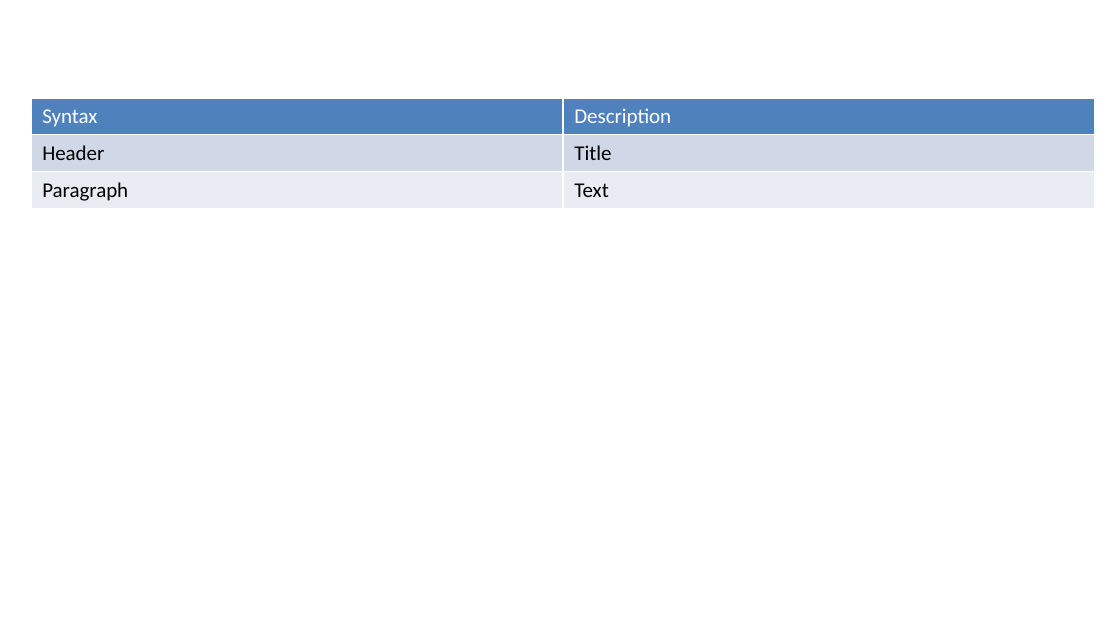
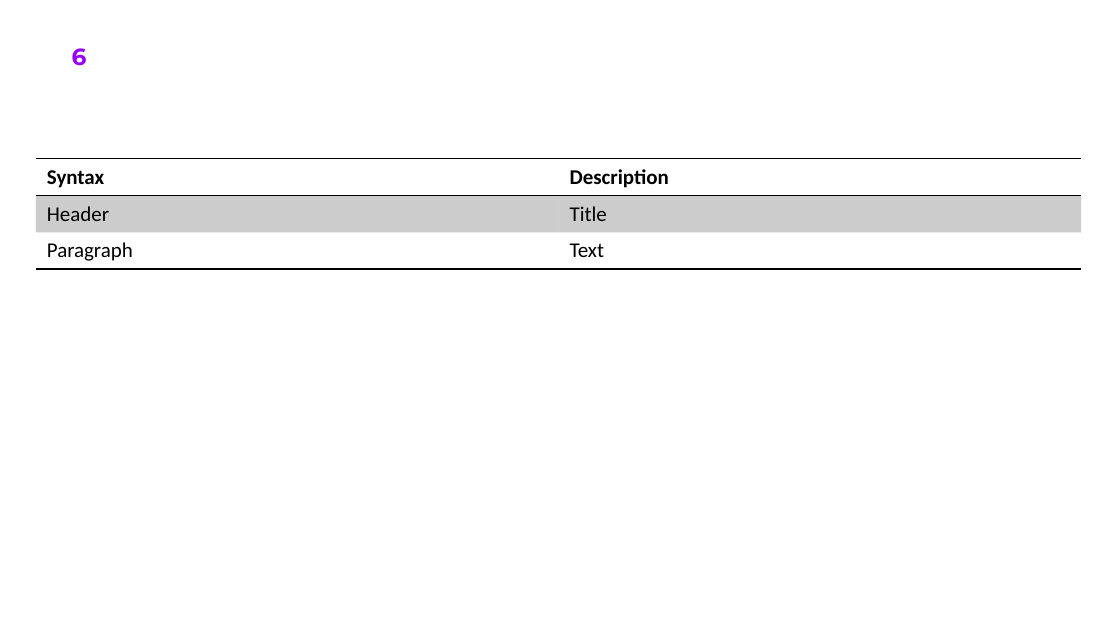
Before and after one commit to oehrlis/docker-pandoc, a slide deck: slide 6 of sample/sample.pptx. Drawn at 1120x630 pixels with LibreOffice and Linux fonts; fonts in the diff are those of the drawing; background and template pictures are left out. Boxes give left, top, right and bottom in pixels: in the first picture for what was removed or moved away, otherwise in the second. Text is boxed around its words. In the diff, an @@ line names an element or a change of style, - is before the commit and + after.

```diff
--- a/sample/sample.pptx
+++ b/sample/sample.pptx
@@ page number added at <box>72,48,87,66</box>, 15 pt, text #9601FF, bold @@
+6
@@ table at <box>36,159,1082,591</box> @@
@@ fill #4F81BD to none in row 1 @@
@@ fill #D0D8E8 to #000000 at 20% opacity in row 2 @@
@@ fill #E9EDF4 to none in row 3 @@
@@ text colour #FFFFFF to #000000, bold on in "Syntax", "Description" @@
@@ borders changed @@
@@ table: place and size @@
-table at <box>31,99,1095,566</box>
+table at <box>36,159,1082,591</box>
```
Also in this commit, not shown: 7 other slides changed, 2 other files.
